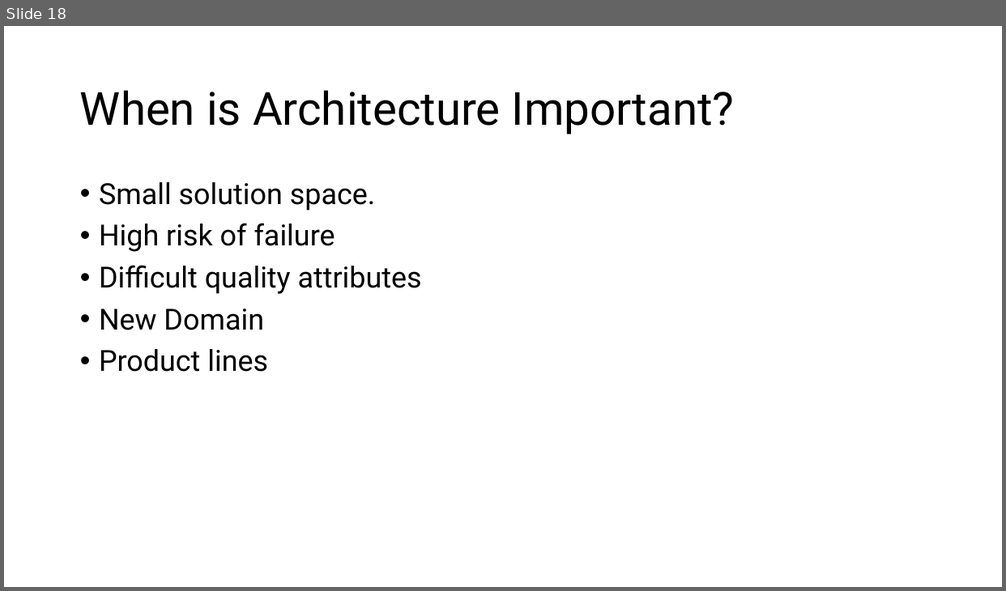
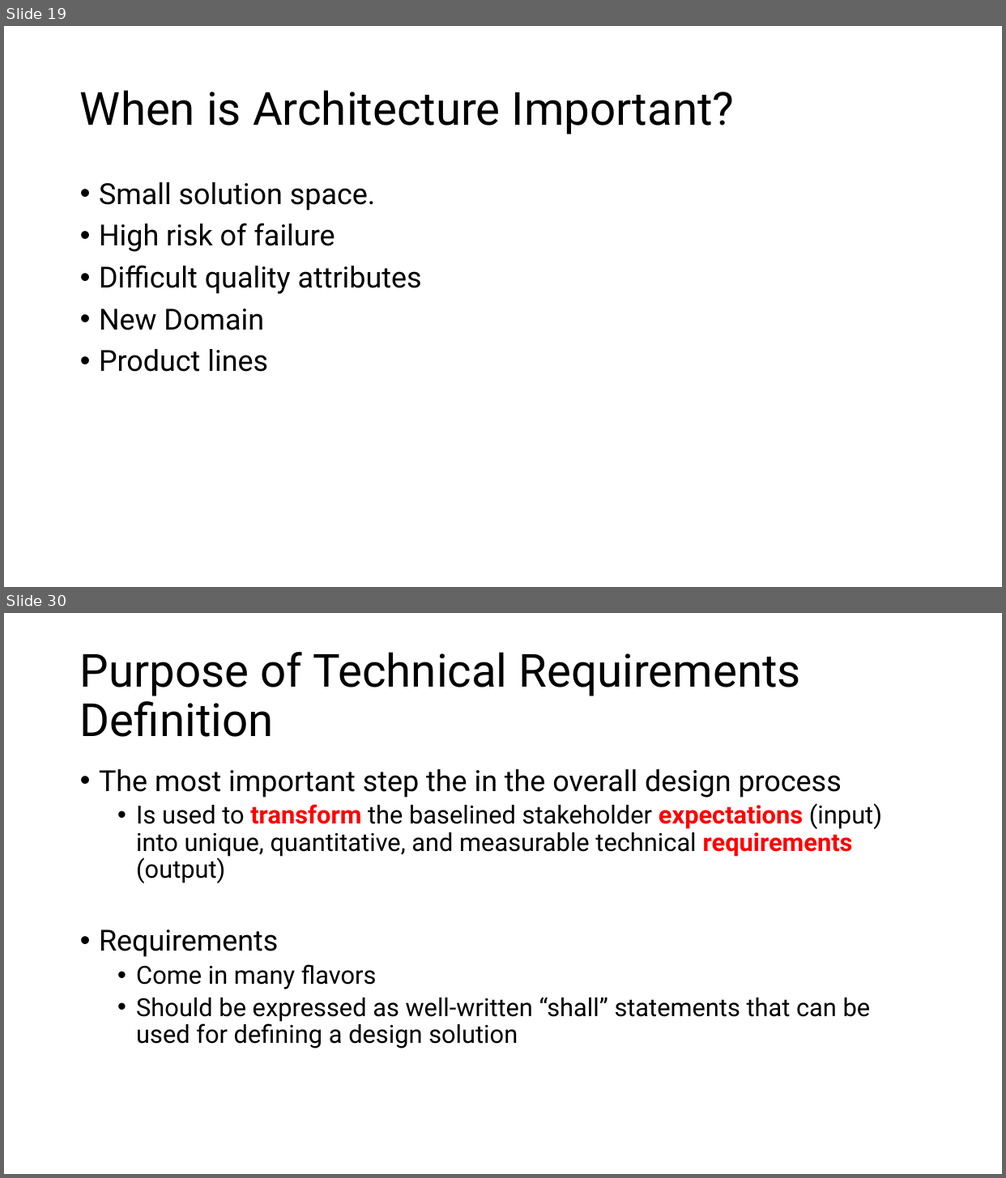
Before and after one commit to aregm/system-design-course, a slide deck: docs/Lecture 1.pptx. Shown one above the other, each under a label of ours: slide 18 before the commit, slides 19 and 30 after it; the slides between them are not shown. The pictures are 1006x591 and 1006x1178 pixels, drawn with LibreOffice and Linux fonts; fonts in the diff are those of the drawing. Boxes give left, top, right and bottom in pixels: in the first picture for what was removed or moved away, otherwise in the second. Text is boxed around its words. In the diff, an @@ line names an element or a change of style, - is before the commit and + after.

```diff
--- a/docs/Lecture 1.pptx
+++ b/docs/Lecture 1.pptx
@@ slide 30 added at bbox=[4, 613, 1002, 1174], background #FFFFFF @@
@@ title added at bbox=[80, 652, 801, 737], 44 pt, text #000000 @@
+Purpose of Technical Requirements Definition
@@ text added at bbox=[99, 769, 882, 1049], 24 pt, text #000000 @@
+• The most important step the in the overall design process
+  • Is used to transform the baselined stakeholder expectations (input) into unique, quantitative, and measurable technical requirements (output)
+• Requirements
+  • Come in many flavors
+  • Should be expressed as well-written “shall” statements that can be used for defining a design solution
@@ what was slide 18 is now slide 19 @@
```
Also in this commit, not shown: 3 slides changed, 18 other slides added, 1 slide removed.
